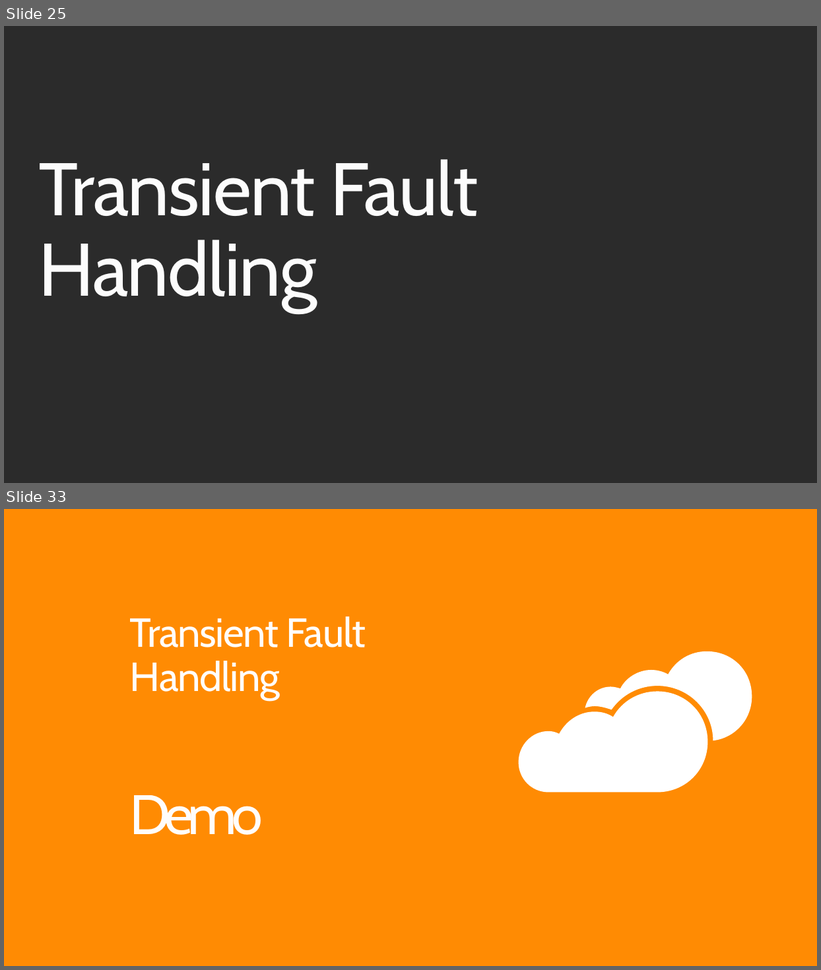
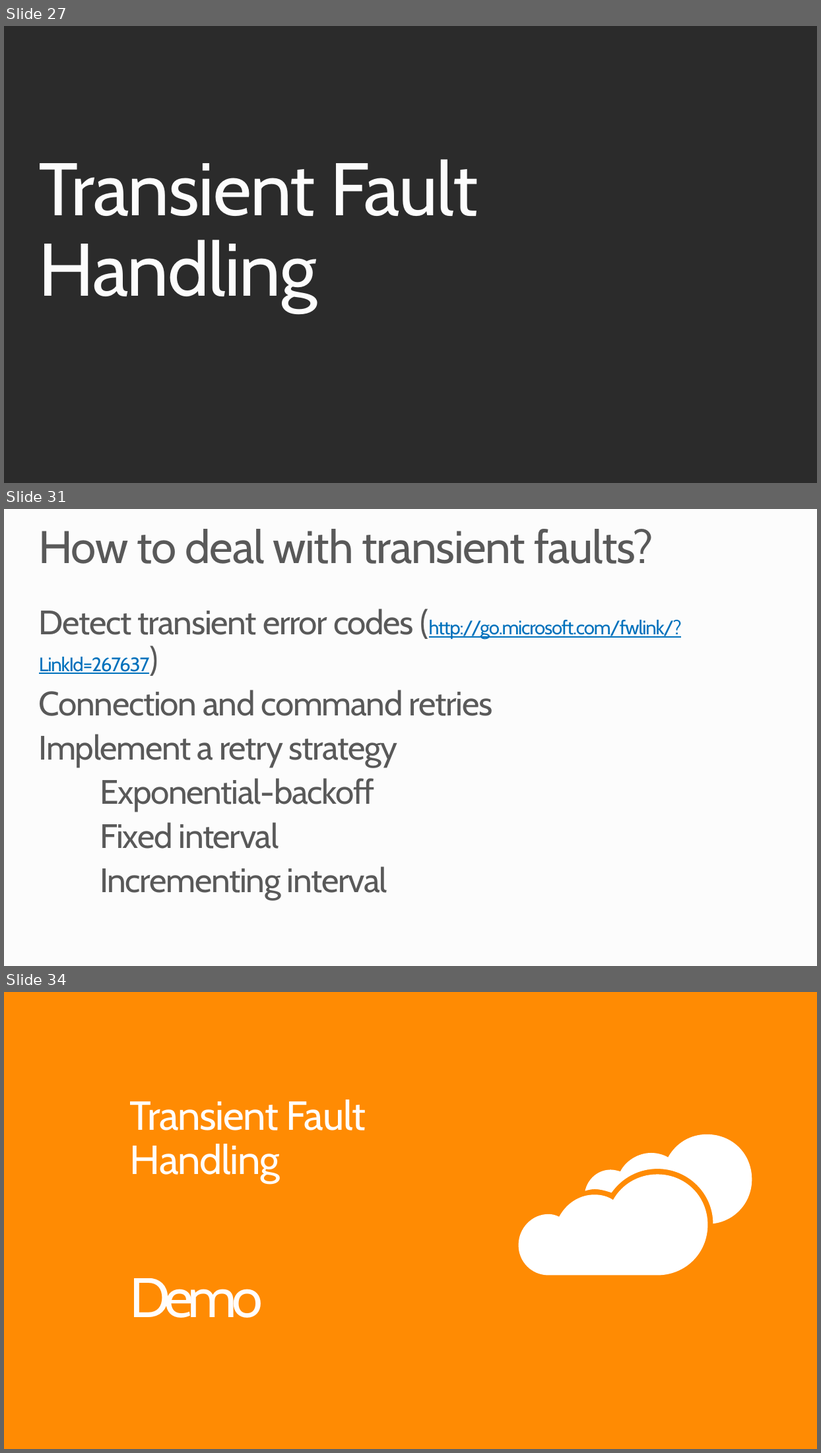
Before and after one commit to robdmoore/SQLAzureTransientDemo, a slide deck: Presentation.pptx. Shown one above the other, each under a label of ours: slides 25 and 33 before the commit, slides 27, 31 and 34 after it; the slides between them are not shown. The pictures are 821x970 and 821x1453 pixels, drawn with LibreOffice and Linux fonts; fonts in the diff are those of the drawing; background and template pictures are left out; a plain dark background stands for a picture behind light text. Boxes give left, top, right and bottom in pixels: in the first picture for what was removed or moved away, otherwise in the second. Text is boxed around its words. In the diff, an @@ line names an element or a change of style, - is before the commit and + after.

```diff
--- a/Presentation.pptx
+++ b/Presentation.pptx
@@ slide 31 added at [4,509,817,966], background #FCFCFC @@
@@ title added at [38,529,653,564], 54 pt, text #595959 @@
+How to deal with transient faults?
@@ text added at [39,609,682,849], 40 pt, text #595959 @@
+Detect transient error codes (http://go.microsoft.com/fwlink/?LinkId=267637)
+Connection and command retries
+Implement a retry strategy
+Exponential-backoff
+Fixed interval
+Incrementing interval
@@ what was slide 25 is now slide 27 @@
@@ what was slide 33 is now slide 34 @@
```
Also in this commit, not shown: 9 slides changed, 14 other slides added, 11 slides removed.
